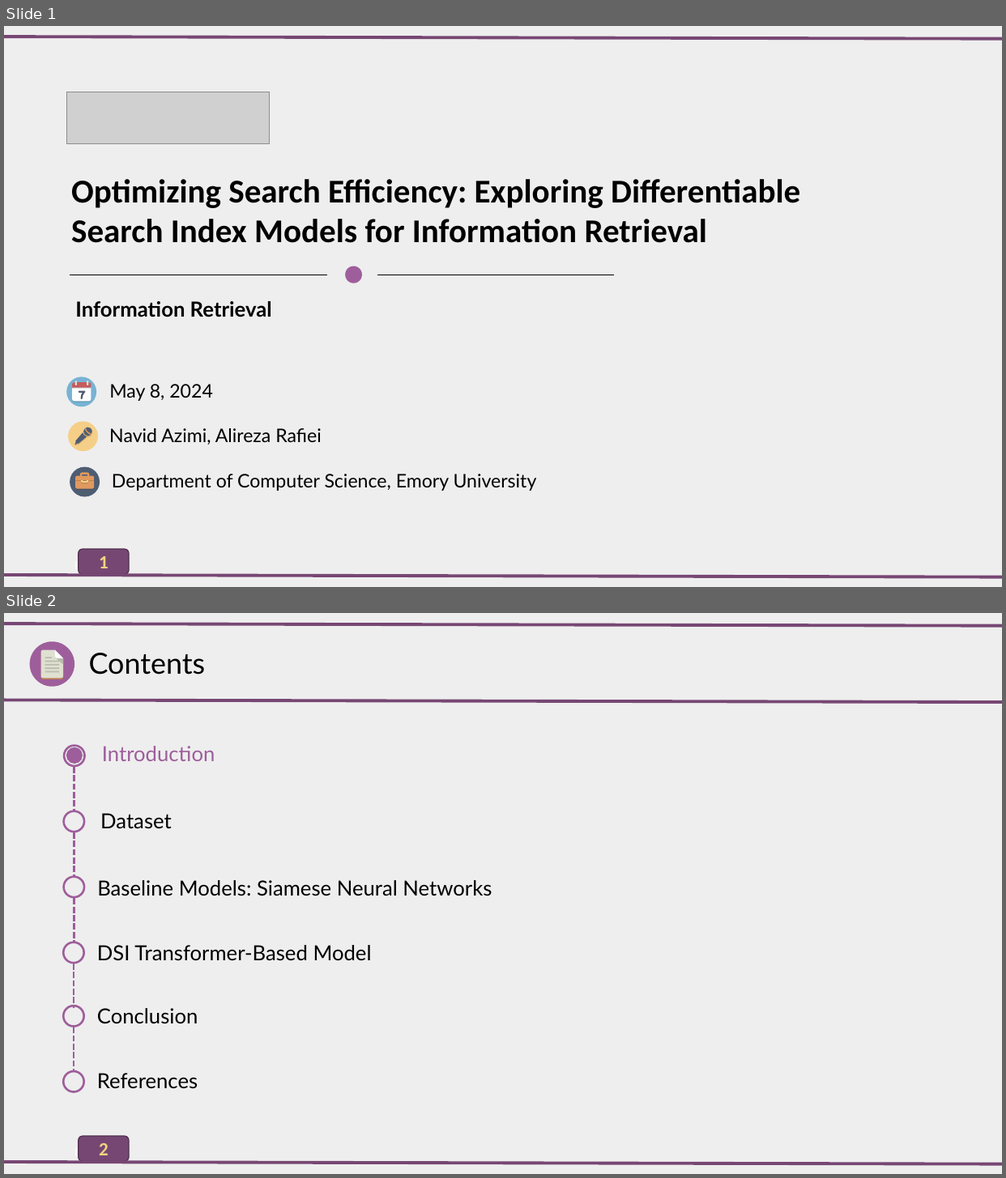
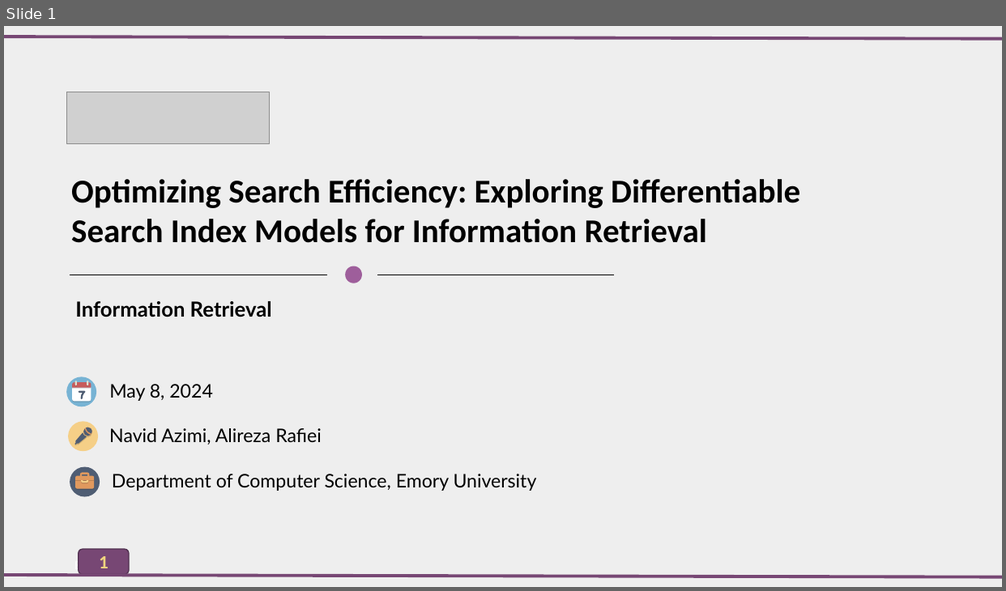
Before and after one commit to AlirezaAccelerates/IR_DSI_project, a slide deck: D/[P] Information Retrieval Project.pptx. Shown one above the other, each under a label of ours: slides 1 and 2 before the commit, slide 1 after it. The pictures are 1006x1178 and 1006x591 pixels, drawn with LibreOffice and Linux fonts; fonts in the diff are those of the drawing; grey boxes stand for pictures. Boxes give left, top, right and bottom in pixels: in the first picture for what was removed or moved away, otherwise in the second. Text is boxed around its words. In the diff, an @@ line names an element or a change of style, - is before the commit and + after.

```diff
--- a/D/[P] Information Retrieval Project.pptx
+++ b/D/[P] Information Retrieval Project.pptx
@@ slide 2 removed at box(4, 613, 1002, 1174), background #EEEEEE; not listed: 1 template element that a slide beside it also shows @@
@@ line removed from (4, 624) to (1002, 626) @@
@@ text removed at box(89, 653, 206, 675) @@
-Contents
@@ group removed at box(29, 641, 74, 687): 7 freeform shapes, 4 rectangles, 1 ellipse @@
@@ line removed from (4, 700) to (1002, 702) @@
@@ ellipse removed at box(64, 746, 85, 766) @@
@@ ellipse removed at box(68, 748, 82, 763) @@
@@ text removed at box(102, 746, 215, 761) @@
-Introduction
@@ line removed from (74, 766) to (74, 811) @@
@@ ellipse removed at box(64, 811, 85, 833) @@
@@ text removed at box(100, 813, 172, 829) @@
-Dataset
@@ line removed from (74, 833) to (74, 876) @@
@@ ellipse removed at box(64, 876, 85, 897) @@
@@ line removed from (74, 898) to (74, 943) @@
@@ text removed at box(97, 880, 492, 897) @@
-Baseline Models: Siamese Neural Networks
@@ ellipse removed at box(63, 943, 84, 964) @@
@@ text removed at box(97, 945, 372, 961) @@
-DSI Transformer-Based Model
@@ line removed from (74, 964) to (74, 1008) @@
@@ ellipse removed at box(63, 1006, 84, 1027) @@
@@ text removed at box(97, 1008, 198, 1024) @@
-Conclusion
@@ line removed from (74, 1027) to (74, 1072) @@
@@ ellipse removed at box(63, 1072, 84, 1093) @@
@@ text removed at box(97, 1073, 198, 1089) @@
-References
@@ rounded rectangle removed at box(78, 1136, 128, 1161) @@
-2
@@ line removed from (4, 1162) to (1002, 1165) @@
```
Also in this commit, not shown: 10 slides changed, 1 slide added, 6 other slides removed, 1 other file.
